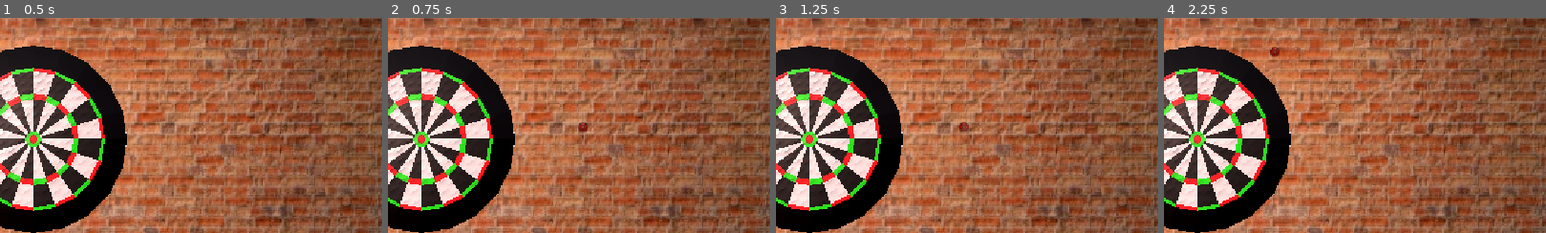
Above: before the commit, frames 1-4 (left to right).
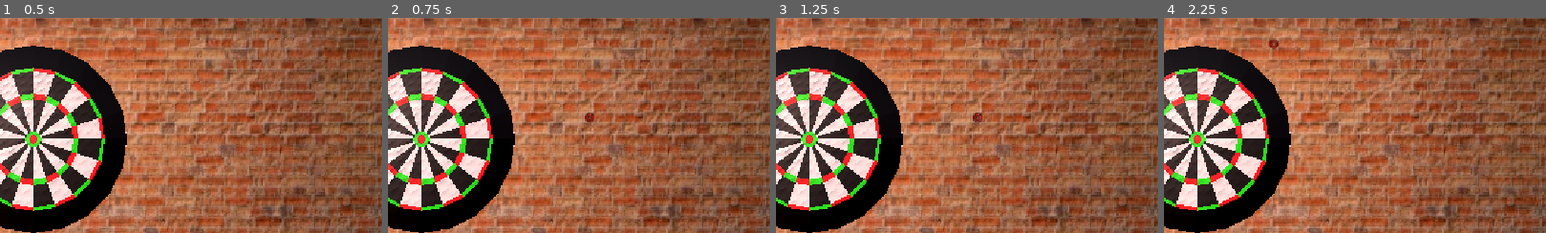
Above: after the commit, the same moments.

Repository: nugamestudioclub/dartuna
Game: Godot game, scene res://scenes/node_3d.tscn
Same seed, same stepped clock (60 frames per second), same inputs: the game is played once before the commit and once after it.
Inputs (mouse positions are % of the whole screen's width and height, from its top left):
- Up to frame 1 (0.5 s): no input
- Up to frame 2 (0.75 s): tap Enter at 0.5 s; move the mouse to (72, 45) at 0.52 s; press the mouse at (72, 45) at 0.53 s
- Up to frame 3 (1.25 s): no input
- Up to frame 4 (2.25 s): move the mouse to (30, 55) at 1.27 s; release the mouse at (30, 55) at 1.28 s; click (30, 55) at 1.35 s; tap Space at 2 s; move the mouse to (60, 28) at 2.02 s; press the mouse at (60, 28) at 2.03 s
The pictures show only the part of the screen within x 46-96%, y 22-72%; the shares and areas given below are measured in that part.

Frame 1 is identical in both runs. In frame 2, 0.2% of the frame differs, in the area x 49-54%, y 44-54%; in frame 3, 0.2%, in the area x 48-54%, y 44-54%; in frame 4, 0.2%.

Commit message:
got working angles

Diff:
--- a/assets/prefabs/dart_template.tscn
+++ b/assets/prefabs/dart_template.tscn
@@ -1,22 +1,21 @@
 [gd_scene format=3 uid="uid://jdxl8p6cmmro"]
 
 [ext_resource type="Script" uid="uid://cq6k2htbffw3u" path="res://scripts/dart_component.gd" id="1_lsqsf"]
-[ext_resource type="PackedScene" uid="uid://x705ssk86nmy" path="res://assets/models/3D Models/Dart/dart.glb" id="2_kuppu"]
+[ext_resource type="PackedScene" uid="uid://x705ssk86nmy" path="res://assets/sprites/dart.glb" id="2_kuppu"]
 
 [sub_resource type="CylinderShape3D" id="CylinderShape3D_rsyox"]
-height = 3.9266357
-radius = 0.21679688
+height = 0.948822
+radius = 0.03857422
 
 [node name="Dart Template" type="Node3D" unique_id=1100022396]
-transform = Transform3D(0.25, 0, 0, 0, 0.25, 0, 0, 0, 0.25, 0, 0, 0)
 script = ExtResource("1_lsqsf")
 power = 4.0
 
 [node name="CharacterBody3D" type="CharacterBody3D" parent="." unique_id=1985407481]
 
 [node name="CollisionShape3D" type="CollisionShape3D" parent="CharacterBody3D" unique_id=1193894734]
-transform = Transform3D(1, 0, 0, 0, -4.371139e-08, -1, 0, 1, -4.371139e-08, 0, -6.000178e-09, 0.13726807)
+transform = Transform3D(1, 0, 0, 0, -4.371139e-08, -1, 0, 1, -4.371139e-08, 0, 0, 0)
 shape = SubResource("CylinderShape3D_rsyox")
 
 [node name="dart" parent="CharacterBody3D" unique_id=1487676007 instance=ExtResource("2_kuppu")]
-transform = Transform3D(-4.371139e-08, 0, 1, 0, 1, 0, -1, 0, -4.371139e-08, 0, 0, 0)
+transform = Transform3D(-1.0927847e-08, 0, 0.25, 0, 0.25, 0, -0.25, 0, -1.0927847e-08, 0, -0.028796613, 0)
--- a/assets/prefabs/dartboard___rigid_body_3d.tscn
+++ b/assets/prefabs/dartboard___rigid_body_3d.tscn
@@ -1,7 +1,7 @@
 [gd_scene format=3 uid="uid://dfimdvjo5bmmk"]
 
 [ext_resource type="Script" uid="uid://dg817pqu5dgrj" path="res://scripts/dartboard.gd" id="1_hn6am"]
-[ext_resource type="ArrayMesh" uid="uid://bxjeyh4n53i4f" path="res://assets/models/3D Models/DartBoard_Low_Poly_Cylinder_001.res" id="2_b7or6"]
+[ext_resource type="ArrayMesh" uid="uid://bxjeyh4n53i4f" path="res://assets/models/3D Models/Dartboard/DartBoard_Low_Poly_Cylinder_001.res" id="2_b7or6"]
 
 [sub_resource type="CylinderShape3D" id="CylinderShape3D_o01bi"]
 height = 0.03768921
--- a/scenes/node_3d.tscn
+++ b/scenes/node_3d.tscn
@@ -405,6 +405,7 @@
 
 [node name="camHandler" parent="." unique_id=2045024378 node_paths=PackedStringArray("mi") instance=ExtResource("2_5t4e2")]
 mi = NodePath("../ReticleMesh")
+displacement_amplitude = 0.0
 
 [node name="Camera3D" parent="camHandler" index="1" unique_id=671168446]
 fov = 59.7
@@ -426,5 +427,8 @@
 transform = Transform3D(-0.10492522, 0.16878437, -0.45880556, 0.037628215, 0.47065046, 0.16453655, 0.4874165, 0, -0.11146831, -3.503788, 0.725857, -1.1611644)
 spot_range = 21.42101
 
+[node name="Node3D" type="Node3D" parent="." unique_id=824210088]
+transform = Transform3D(1, 0, 0, 0, 1, 0, 0, 0, 1, 1.9789262, 0, -10.393694)
+
 [editable path="camHandler"]
 [editable path="Physics Scene"]
--- a/scripts/cam_handler.gd
+++ b/scripts/cam_handler.gd
@@ -1,14 +1,14 @@
 extends Node3D
 @export var mi:MeshInstance3D
-var prev_tim_int:int=6.0
-var x_displace:float=0.0
-var y_displace:float=0.0
-@onready var cam:=$Camera3D
-@onready var tim:=$AimTimer
-@onready var launch_pt:=$LaunchPt
 
-@export
-var displacement_amplitude = 0.5;
+var prev_tim_int:int=6.0;
+var x_displace:float=0.0;
+var y_displace:float=0.0;
+
+@onready var cam:=$Camera3D;
+@onready var tim:=$AimTimer;
+@onready var launch_pt:=$LaunchPt;
+@export var displacement_amplitude = 0.5;
 
 var target_position:Vector3= Vector3.ZERO;
 
@@ -19,12 +19,10 @@
 
 
 func calculate_launch_vector(origin: Vector3, destination: Vector3, speed: float, gravity: Vector3, high_arc: bool = false) -> Vector3:
-	print("Launching from:",origin);
-	print("Launching to:",destination);
 
 	var d := destination - origin
 	var gg := gravity.dot(gravity)
-	# No gravity: just fire straight at it
+
 	if gg < 0.0001:
 		return d.normalized() * speed
 
@@ -32,14 +30,13 @@
 	var discriminant := b * b - gg * d.dot(d)
 
 	if discriminant < 0.0:
-		print("DISCRIMINANT:",discriminant);
+
 		return Vector3.ZERO  # Out of range at this speed
 
 	var root := sqrt(discriminant)
 	var u := (b + root if high_arc else b - root) / (gg * 0.5)  # u = t^2
 
 	if u <= 0.0:
-		print("ZERO RETURN")
 		return Vector3.ZERO
 
 	var t := sqrt(u)
@@ -47,15 +44,15 @@
 	vec = d / t - gravity * (0.5 * t)
 	vec.x *=0.25;
 
-	print("RESULT VECTOR:",vec);
+
 	return vec
 
 func _spawn_launch() -> void:
-	#var origin:Vector3 = global_position;
 	var origin:Vector3 = launch_pt.global_position;
+	print("[LAUNCHER] Targeting:",target_position)
 	var v := calculate_launch_vector(origin, target_position, 25, g);
+	var dart = DART_PREFAB.instantiate();
 
-	var dart = DART_PREFAB.instantiate();
 	get_tree().current_scene.add_child(dart);
 	dart.global_position = origin;
 	dart.launch(v);
@@ -80,10 +77,9 @@
 				x_displace=randf_range(x_displace-displacement_amplitude,x_displace+displacement_amplitude)
 				y_displace=randf_range(y_displace-displacement_amplitude,y_displace+displacement_amplitude)
 				target_position = result.position + Vector3(x_displace,y_displace,0);
-				print("Set target pos:",target_position)
+
 			#This if will make sure it picks 5 different spots and make smooth movements to each
 			var forward_vec:Vector3 = (cam.position-result.position).normalized();
-
 			mi.global_position=lerp(mi.global_position,Vector3(result.position.x+x_displace,result.position.y+y_displace,result.position.z)+forward_vec*5.0,.18)
 		else:
 			#Makes the thing move with the mouse mi being the mesh instance
--- a/scripts/dart_component.gd
+++ b/scripts/dart_component.gd
@@ -13,8 +13,6 @@
 	body.velocity = _lvelocity
 	launched = true
 
-
-
 func _physics_process(delta: float) -> void:
 	if not launched:
 		return
@@ -28,3 +26,6 @@
 	var collision = body.move_and_collide(body.velocity * delta)
 	if collision:
 		launched = false  # dart sticks where it hits
+		if collision.get_collider().has_method("hit"):
+			var pos:Vector3 = body.global_position;
+			collision.get_collider().hit(pos)
--- a/scripts/dartboard.gd
+++ b/scripts/dartboard.gd
@@ -20,37 +20,73 @@
 @export var board_radius: float = 1.0  # radius of the outer edge, in the node's local units
 # Upper bound of each radius bin, normalized so the outer edge = 1.0
 const RADIUS_BINS: Array[float] = [
-	0.05,  # 0: red (inner bull)
-	0.10,  # 1: green (outer bull)
-	0.55,  # 2: first layer
-	0.64,  # 3: colored layer 1
-	0.95,  # 4: second layer
-	1.00,  # 5: final color layer
+	0.10,  # 0: red (inner bull)
+	0.20,  # 1: green (outer bull)
+	1.10,  # 2: first layer
+	1.28,  # 3: colored layer 1
+	1.9,  # 4: second layer
+	2.00,  # 5: final color layer
 ]
-const ANGULAR_BINS: int = 20
+const ANGULAR_BINS: int = 20;
+
+func _get_rad_bin_simple(radius:float) -> int:
+	for i in range(len(RADIUS_BINS)):
+		if radius <= RADIUS_BINS[i]:
+			return i;
+	return -1;
+
+# Gets the triagular space that you are located on on a dartboard relative to radius and angle around the
+# dartboard. This method accounts for the straight edges of the outside of each space.
+func _get_rad_bin_complex(radius:float, theta_360:float, theta_bin:int) -> int:
+	#1. get binned angle theta_bin*20 which < theta_360.
+	var theta_a = 20 * theta_bin;
+	var theta_b = 20*(theta_bin+1)
+	#2. for each bound, increase the radius to get the positions
+	var a_norm = Vector2(cos(deg_to_rad(theta_a)),sin(deg_to_rad(theta_a)));
+	var b_norm = Vector2(cos(deg_to_rad(theta_b)),sin(deg_to_rad(theta_b)));
+	var c = Vector2(cos(deg_to_rad(theta_360)), sin(deg_to_rad(theta_360)))*radius;
+	for r in ANGULAR_BINS:
+		var a = a_norm * r;
+		var b = b_norm * r;
+		var ab = b-a;
+		var ca = c-a;
+		var bin_ang = ab.dot(a);
+		var pt_ang = ca.dot(a);
+		print("RADIUS REL: ",r, " RADIUS: ",radius)
+		print("BIN ANGLE: ",bin_ang)
+		print("PT ANGLE: ",pt_ang);
 
 
+	return 0;
+
 func get_tile(location: Vector3) -> Array:
-	# Make location relative to center (also accounts for the board's rotation/scale)
-	var rel_location: Vector3 = to_local(location)
-	var x_delta := rel_location.x
-	var y_delta := rel_location.y
+	# get location
+	var obj_location = global_position;
+	# get the relative vector dartboard-->dart
+	var local_hit = location-obj_location;
+	# project into 2D
+	var hit_2d := Vector2(local_hit.x, local_hit.y)
+	# extract the radius
+	var r := hit_2d.length()
+	# normalize the hit vector
+	hit_2d = hit_2d.normalized();
+	# determine theta rel
+	var theta := rad_to_deg(hit_2d.angle())
+	# determine theta 360 degrees
+	var theta_360 := fposmod(theta, 360.0)
 
-	# Distance from center, normalized to 0..1
-	var radius := Vector2(x_delta, y_delta).length() / board_radius
+	# binning action
+	var ang_bin:int = floor(theta_360/ANGULAR_BINS);
+	var rad_bin:int = _get_rad_bin_simple(r);
+	var rad_comp:int = _get_rad_bin_complex(r,theta_360,ang_bin);
 
-	# Which radius bin? (-1 = missed the board)
-	var radius_bin := -1
-	for i in RADIUS_BINS.size():
-		if radius < RADIUS_BINS[i]:
-			radius_bin = i
-			break
+	return [rad_bin, ang_bin]
 
-	# Angle from the +X axis, wrapped into [0, TAU)
-	var angle := fposmod(atan2(y_delta, x_delta), TAU)
 
-	# Which angular bin? (each is 360/20 = 18 degrees)
-	var bin_size := TAU / ANGULAR_BINS
-	var angular_bin := int(angle / bin_size) % ANGULAR_BINS
+func hit(_location:Vector3) -> void:
+	var output = get_tile(_location);
+	print("[DARTBOARD] (rad_bin, angular_bin) =",output);
 
-	return [radius_bin, angular_bin]
+
+
+	return;
